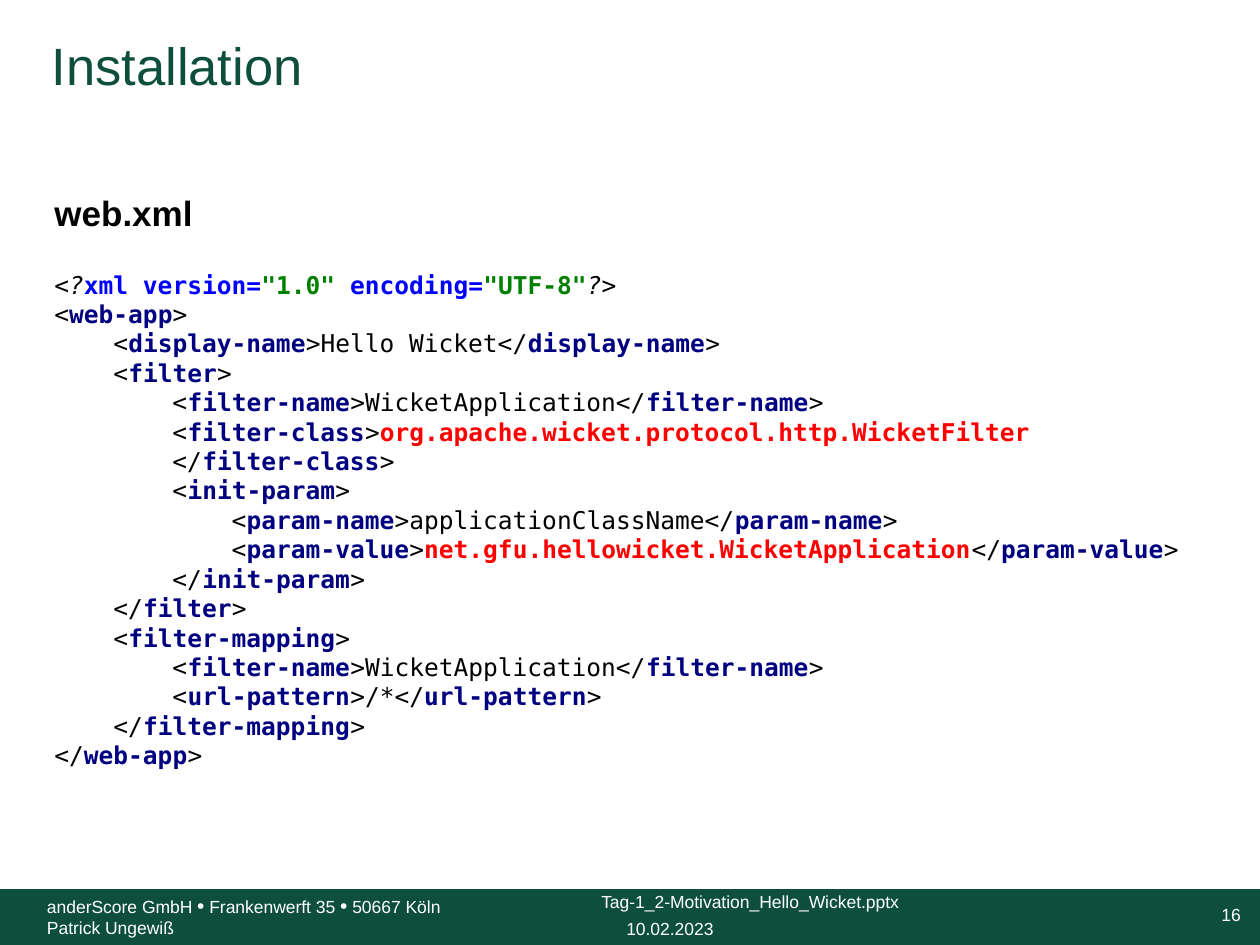
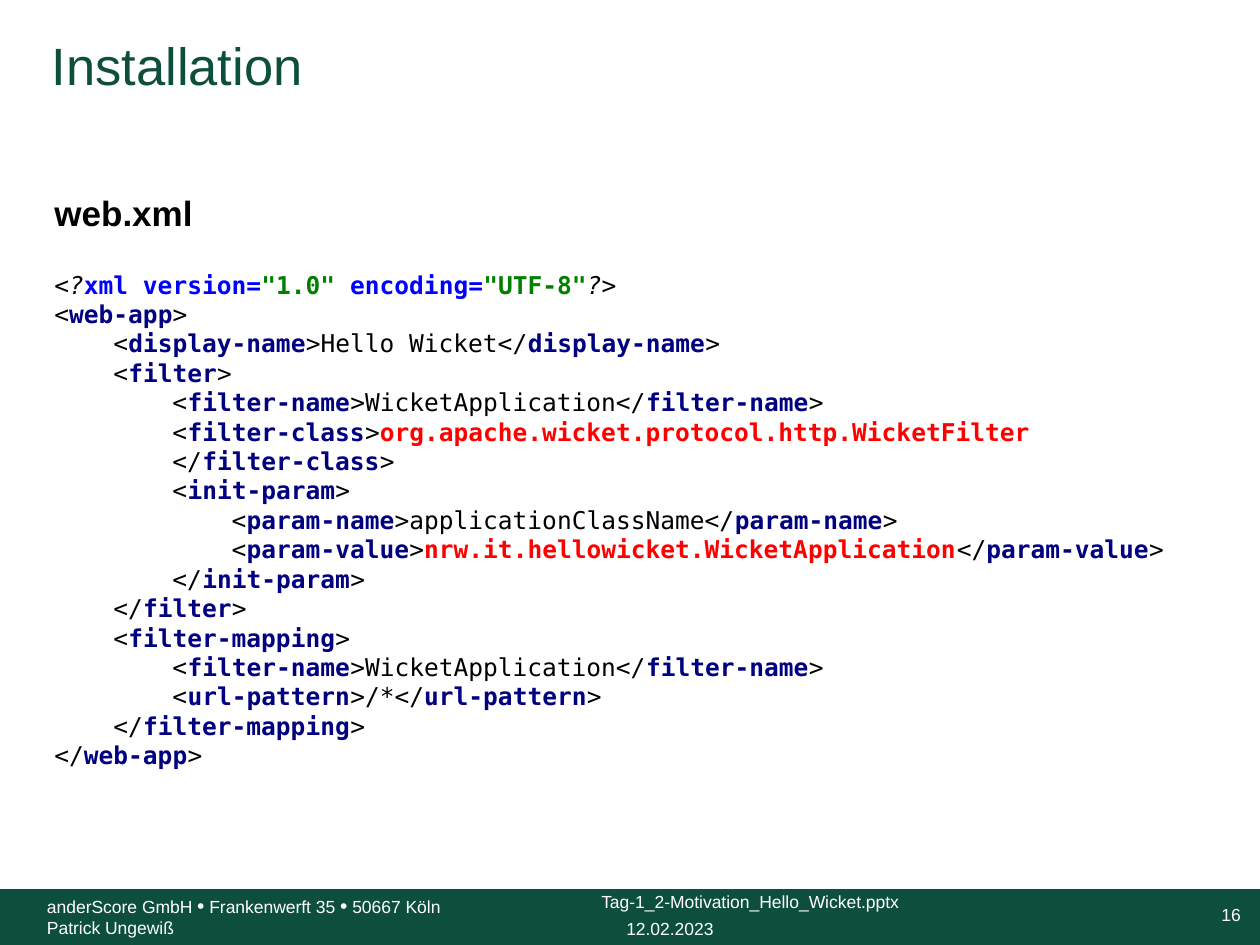
Before and after one commit to anderscore-gmbh/wicket-training, a slide deck: slide 16 of slides/Tag-1_2-Motivation_Hello_Wicket.pptx. Drawn at 1260x945 pixels with LibreOffice and Linux fonts; fonts in the diff are those of the drawing; background and template pictures are left out. Boxes give left, top, right and bottom in pixels: in the first picture for what was removed or moved away, otherwise in the second. Text is boxed around its words. In the diff, an @@ line names an element or a change of style, - is before the commit and + after.

```diff
--- a/slides/Tag-1_2-Motivation_Hello_Wicket.pptx
+++ b/slides/Tag-1_2-Motivation_Hello_Wicket.pptx
@@ text at (x1=54, y1=450, x2=1164, y2=769): text changed @@
-</filter-class>
-<init-param>
-<param-name>applicationClassName</param-name>
-<param-value>net.gfu.hellowicket.WicketApplication</param-value>
-</init-param>
-</filter>
-<filter-mapping>
-<filter-name>WicketApplication</filter-name>
-<url-pattern>/*</url-pattern>
-</filter-mapping>
-</web-app>
+</filter-class>
+<init-param>
+<param-name>applicationClassName</param-name>
+<param-value>nrw.it.hellowicket.WicketApplication</param-value>
+</init-param>
+</filter>
+<filter-mapping>
+<filter-name>WicketApplication</filter-name>
+<url-pattern>/*</url-pattern>
+</filter-mapping>
+</web-app>
@@ text at (x1=626, y1=922, x2=713, y2=935): text changed @@
-10.02.2023
+12.02.2023
```
Also in this commit, not shown: 25 other slides changed, 6 other files.
